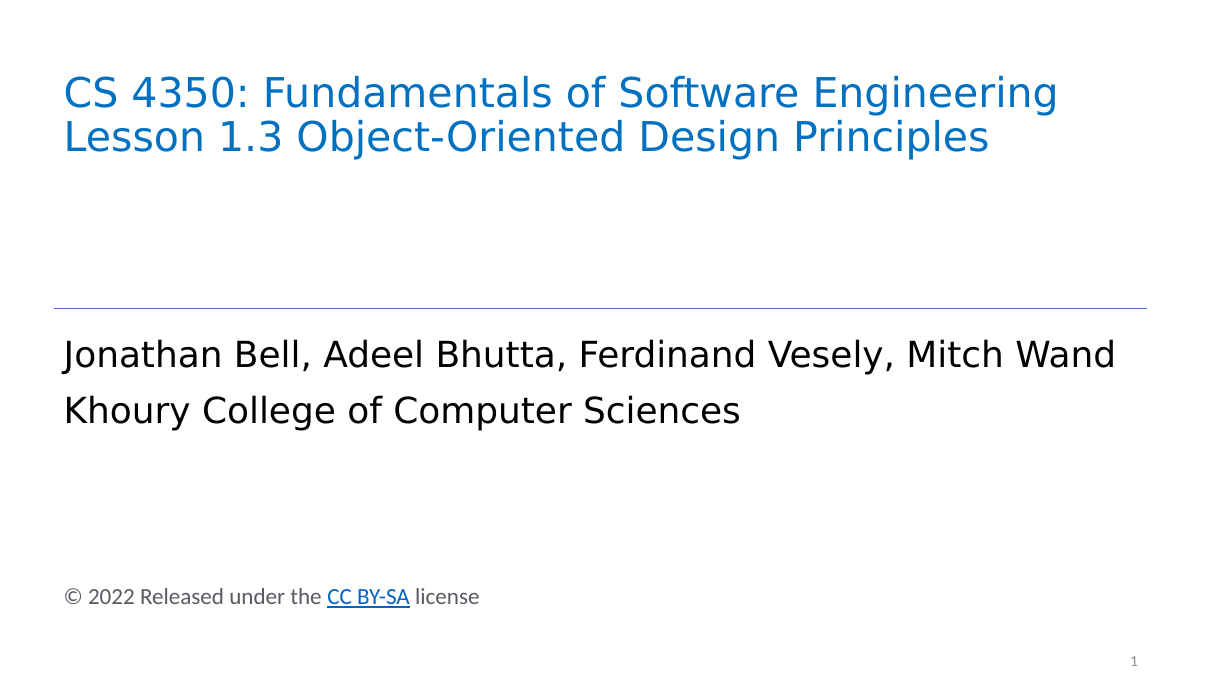
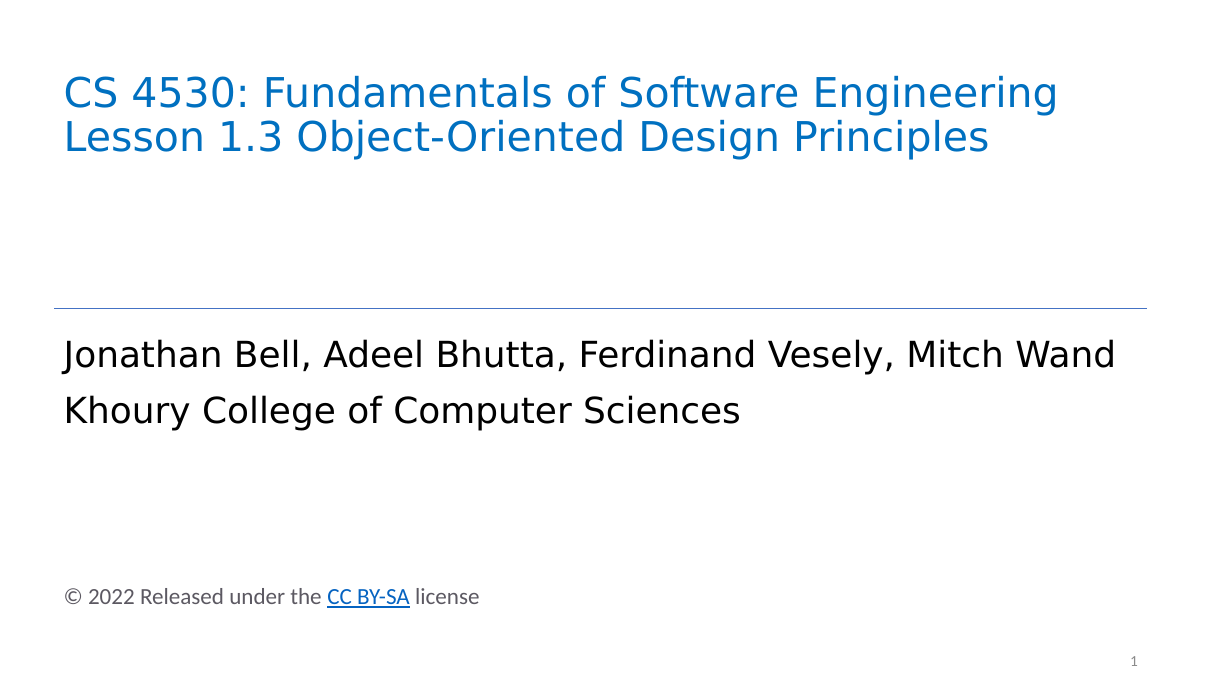
Before and after one commit to neu-se/CS4530-Spring-2022, a slide deck: slide 1 of Slides/Lesson 1.3 Object-Oriented Principles.pptx. Drawn at 1232x693 pixels with LibreOffice and Linux fonts; fonts in the diff are those of the drawing. Boxes give left, top, right and bottom in pixels: in the first picture for what was removed or moved away, otherwise in the second. Text is boxed around its words. In the diff, an @@ line names an element or a change of style, - is before the commit and + after.

Commit message:
Add PDFs for week 1 slides, fix typo in week 1 slides

```diff
--- a/Slides/Lesson 1.3 Object-Oriented Principles.pptx
+++ b/Slides/Lesson 1.3 Object-Oriented Principles.pptx
@@ title at [64,75,1059,160]: text changed @@
-CS 4350: Fundamentals of Software Engineering
-Lesson 1.3 Object-Oriented Design Principles
+CS 4530: Fundamentals of Software Engineering
+Lesson 1.3 Object-Oriented Design Principles
```
Also in this commit, not shown: 5 other files.
